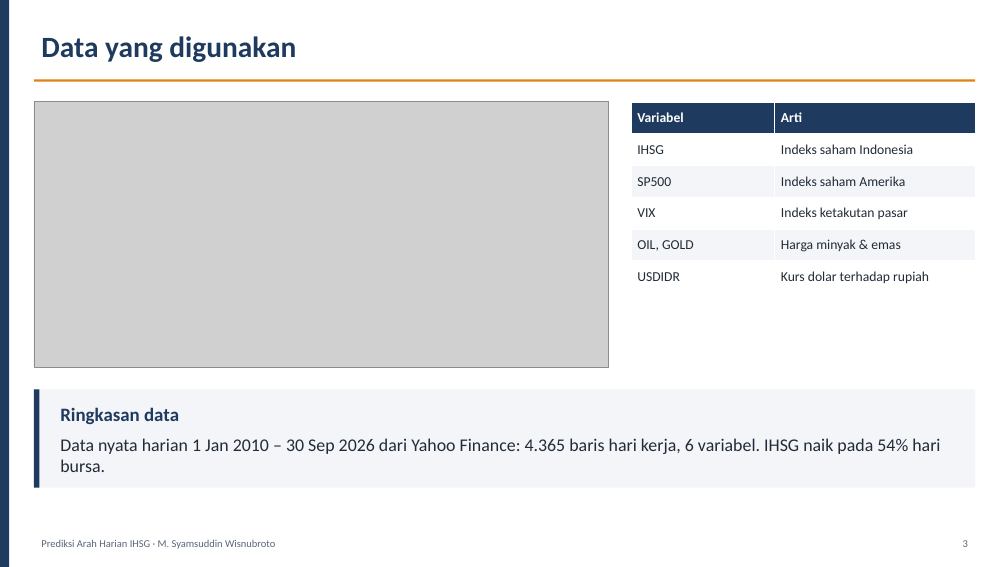
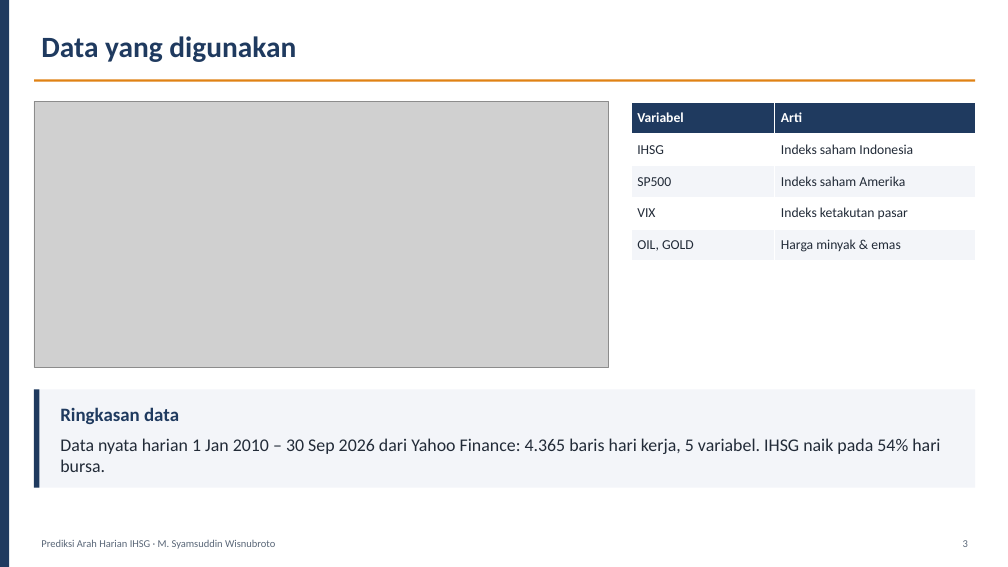
Before and after one commit to syamsuddinexcellent/portfolio-ilmuwan-data, a slide deck: slide 3 of presentation/Presentasi_Ilmuwan_Data_Syamsuddin_Wisnubroto.pptx. Drawn at 1008x567 pixels with LibreOffice and Linux fonts; fonts in the diff are those of the drawing; grey boxes stand for pictures. Boxes give left, top, right and bottom in pixels: in the first picture for what was removed or moved away, otherwise in the second. Text is boxed around its words. In the diff, an @@ line names an element or a change of style, - is before the commit and + after.

```diff
--- a/presentation/Presentasi_Ilmuwan_Data_Syamsuddin_Wisnubroto.pptx
+++ b/presentation/Presentasi_Ilmuwan_Data_Syamsuddin_Wisnubroto.pptx
@@ table at bbox=[631, 102, 975, 261] @@
-row 6: USDIDR | Kurs dolar terhadap rupiah
@@ text at bbox=[60, 438, 940, 472]: text changed @@
-Data nyata harian 1 Jan 2010 – 30 Sep 2026 dari Yahoo Finance: 4.365 baris hari kerja, 6 variabel. IHSG naik pada 54% hari bursa.
+Data nyata harian 1 Jan 2010 – 30 Sep 2026 dari Yahoo Finance: 4.365 baris hari kerja, 5 variabel. IHSG naik pada 54% hari bursa.
```
Also in this commit, not shown: 8 other slides changed, 36 other files.
